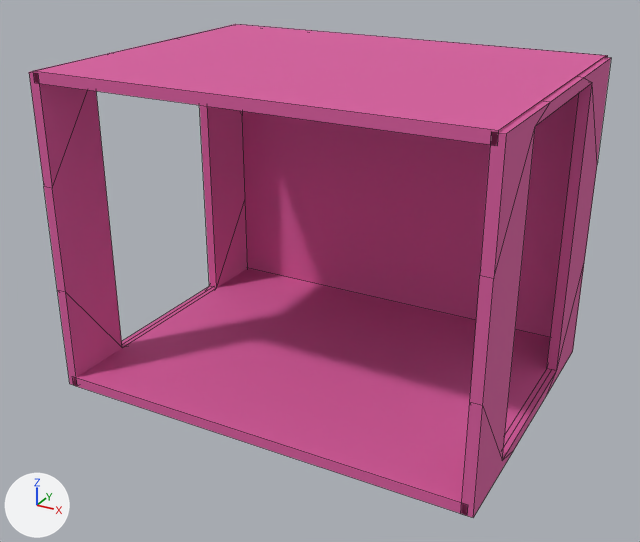
A saved change to the OBJ model Models/Rooms/Frame/Frame_3_4.obj.
Before and after are seen from a camera (50 mm lens) standing at (3.66, -6.85, 4.45) and looking at (-0.02, -0.16, 1.11). Every picture has the same lights, and +X, +Y and +Z are marked at lower left. Mesh edges are drawn as thin lines. Where no turn or scale is listed for an object, it has been applied to the vertices.

Objects in the first picture: 'Frame_3_4'.
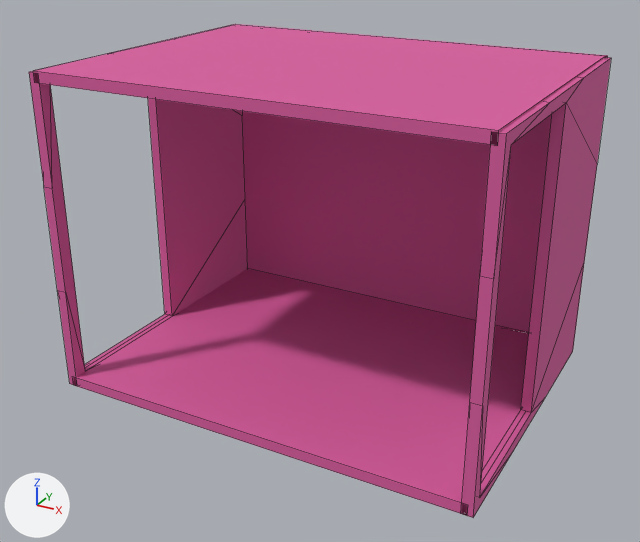
What changed in the scene script:
```text
Change me_frame_3_4:
    where me_frame_3_4.from_pydata(...)  # 86 vertices, 82 faces; spans x -2.05..2.05, y -1.5..1.6, z 0.0..3.01
    used by ob_frame_3_4; location = (0.0, 0.0, 0.0)
    verts and faces of me_frame_3_4; kept vertices keep their numbers, new ones are numbered from 86
    before: 0 (-2.0, 1.5, 0.0), 3 (2.0, 1.5, 0.0), 8 (-2.0, -1.5, 0.0) at pixel (73, 385), 9 (2.0, -1.5, 0.0) at pixel (467, 515), 12 (2.0, 1.5, 0.1)
    before: 13 (-2.0, 1.5, 0.1), 42 (-1.95, -0.83, 0.1) at pixel (122, 347), 43 (-1.95, 0.83, 0.1) at pixel (216, 287), 45 (-1.95, -0.83, 2.9), 47 (-1.95, 0.83, 2.9)
    before: 50 (-2.05, 0.83, 0.1) at pixel (209, 286), 51 (-2.05, -0.83, 0.1), 52 (-2.05, 0.83, 2.9), 53 (-2.05, -0.83, 2.9), 74 (2.05, -0.83, 0.1) at pixel (502, 460)
    before: 75 (2.05, 0.83, 0.1) at pixel (556, 370), 77 (2.05, -0.83, 2.9) at pixel (535, 126), 79 (2.05, 0.83, 2.9) at pixel (592, 82), 82 (1.95, 0.83, 0.1) at pixel (546, 368), 83 (1.95, -0.83, 0.1)
    before: 84 (1.95, 0.83, 2.9), 85 (1.95, -0.83, 2.9)
    me_frame_3_4 part 1
    add delete_faces([(0, 3, 9, 8), (0, 13, 12, 3)])
    add for i in [42, 45, 51, 53, 74, 77, 83, 85]: verts[i] += (0.0, -0.55, 0.0)
    add for i in [43, 47, 50, 52, 75, 79, 82, 84]: verts[i] += (0.0, -0.84, 0.0)
    add faces += [(0, 3, 9), (0, 9, 8), (0, 13, 12), (0, 12, 3)]
```

Boxes (x1, y1, x2, y2) around the edits, measured in the pictures (640 x 542 px):
part 1 of me_frame_3_4, built on: (39, 58, 611, 518) in both
